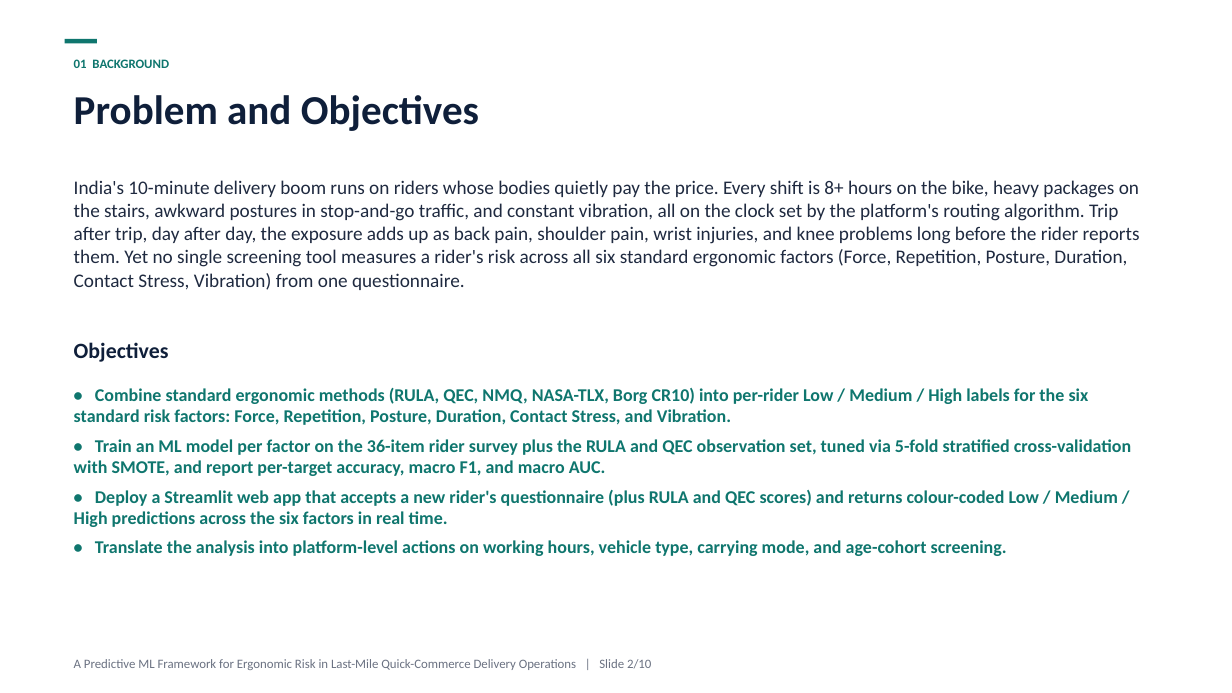
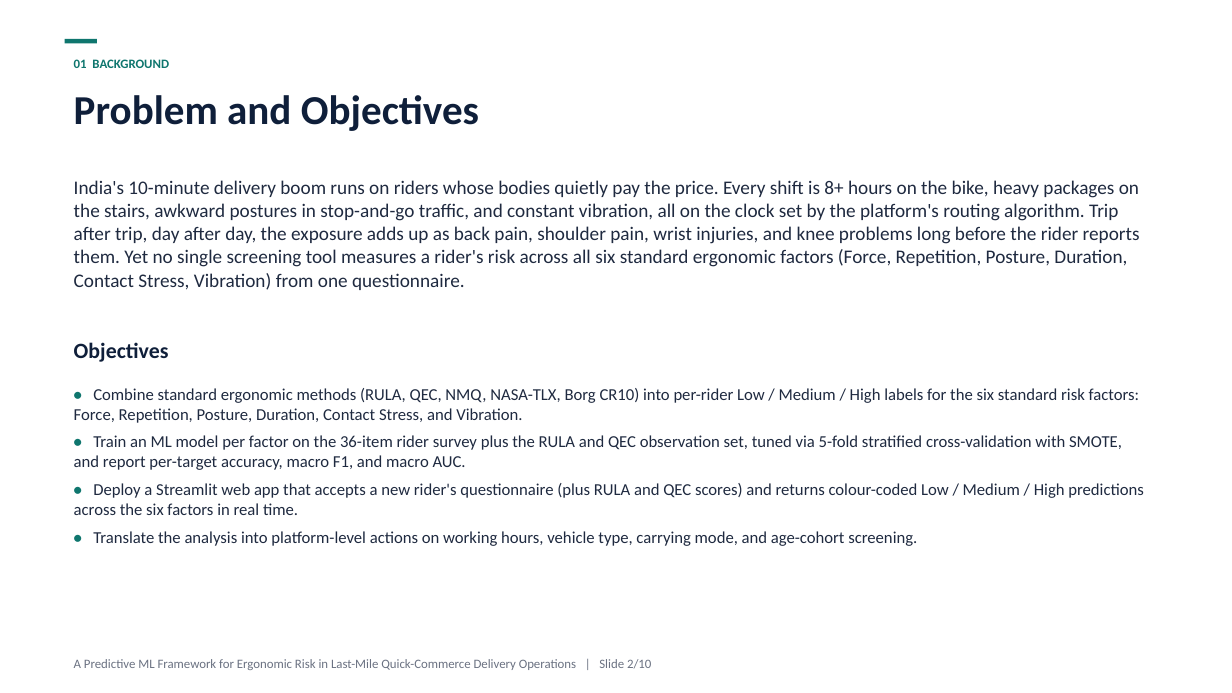
Before and after one commit to AilaVishnu/ergonomic-risk-factor-prediction, a slide deck: slide 2 of deck/Review_Presentation.pptx. Drawn at 1232x693 pixels with LibreOffice and Linux fonts; fonts in the diff are those of the drawing. Boxes give left, top, right and bottom in pixels: in the first picture for what was removed or moved away, otherwise in the second. Text is boxed around its words. In the diff, an @@ line names an element or a change of style, - is before the commit and + after.

```diff
--- a/deck/Review_Presentation.pptx
+++ b/deck/Review_Presentation.pptx
@@ text "• Combine standard ergonomic methods ..." at [74, 388, 1144, 546]: size 14 to 13 pt, text colour #0F766E to #1F2A40, bold off @@
```
Also in this commit, not shown: 3 other slides changed, 1 slide added.
